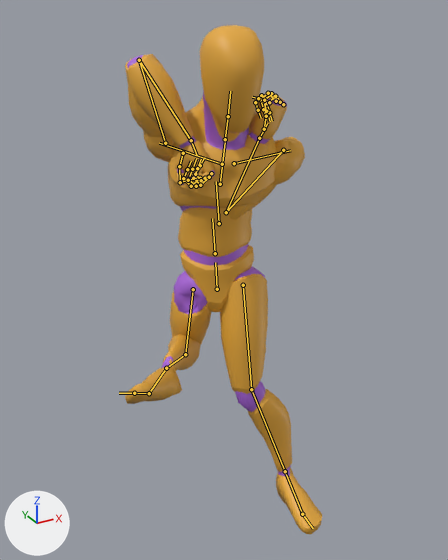
Two versions of the glTF model public/models/quaternius/blender-kicks-core.glb, one commit apart.
Both versions are drawn from a 50 mm lens placed at (-0.967, -1.733, 1.8), pointed at (-0.053, -0.07, 0.968). The lights are fixed; the arrows at lower left show +X, +Y and +Z. The older version comes first. Both versions are drawn at frame 13 of the action 'BF_RisingKick_R'; the numbers are the values there. The bones that change, and the others that lie on the model, are drawn over the model as lines.

In view in the first picture: 'Mannequin'.
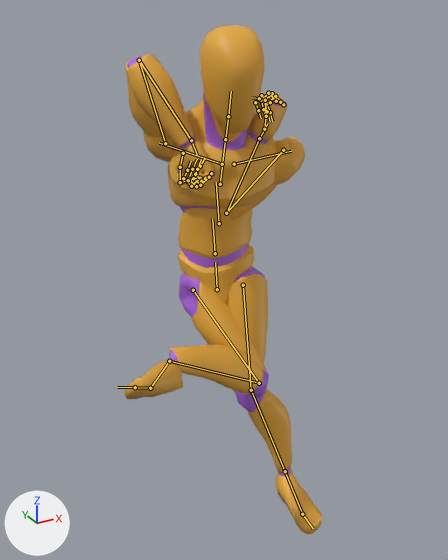
Patch to the scene script:
```diff
--- a/public/models/quaternius/blender-kicks-core.glb.py
+++ b/public/models/quaternius/blender-kicks-core.glb.py
@@ bone_thigh_r @@
 bone_thigh_r = bpy.data.objects['Armature'].pose.bones['thigh_r']  # child of 'pelvis'
-bone_thigh_r.rotation_quaternion = (0.171, 0.014, 0.924, 0.341)  # degrees (-42, 162, -9)
+bone_thigh_r.rotation_quaternion = (0.073, 0.249, 0.958, -0.122)  # degrees (12, 168, -28)
@@ bone_calf_r @@
 bone_calf_r = bpy.data.objects['Armature'].pose.bones['calf_r']  # child of 'thigh_r'
-bone_calf_r.rotation_quaternion = (0.368, 0.859, 0.116, -0.337)  # degrees (132, 42, -4)
+bone_calf_r.rotation_quaternion = (0.443, 0.822, 0.146, -0.325)  # degrees (122, 42, -4)
@@ bone_foot_r @@
 bone_foot_r = bpy.data.objects['Armature'].pose.bones['foot_r']  # child of 'calf_r'
-bone_foot_r.rotation_quaternion = (0.331, 0.103, -0.868, -0.353)  # degrees (-52, -150, 29)
+bone_foot_r.rotation_quaternion = (-0.112, 0.051, -0.977, -0.172)  # degrees (-19, 166, 4)
```

What differs and where, as boxes [x1, y1, x2, y2] in the pictures (448 x 560 px):
'Mannequin', posed: before [125, 25, 322, 534]; after [124, 25, 322, 534]
bone 'thigh_r', root to tip: before (193, 289) to (185, 354); after (193, 290) to (259, 383)
bone 'calf_r', root to tip: before (185, 354) to (166, 368); after (259, 383) to (169, 361)
bone 'foot_r', root to tip: before (166, 368) to (149, 393); after (169, 361) to (150, 388)
